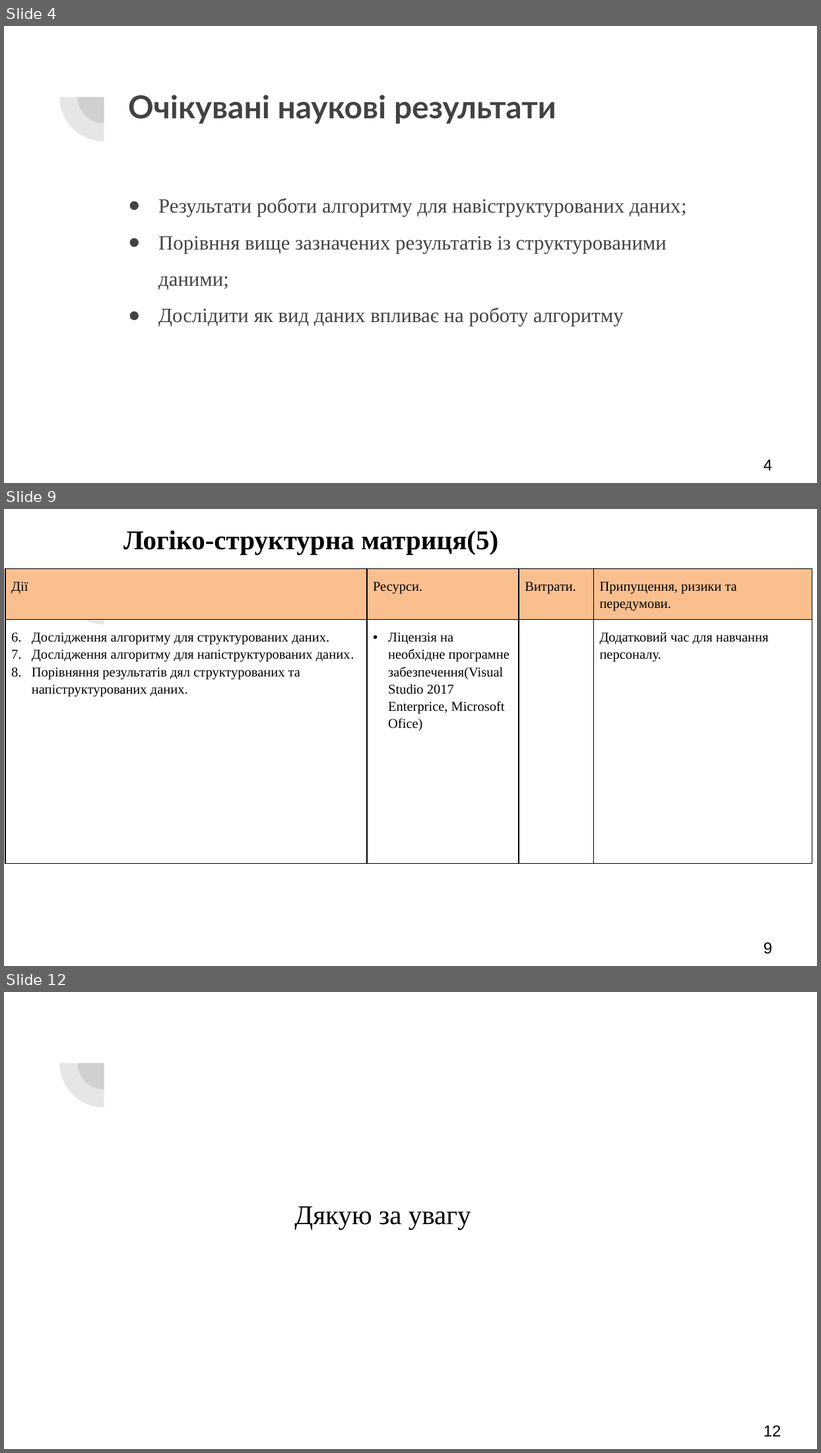
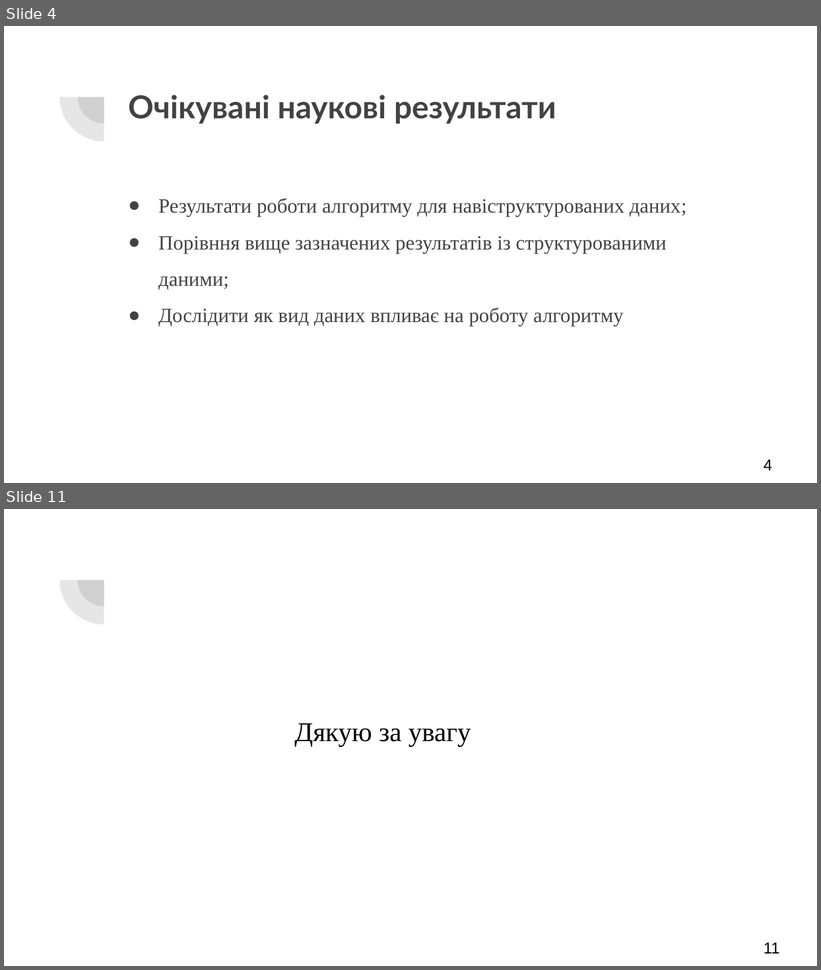
Before and after one commit to AndriiHavryliuk1/master2, a slide deck: docs/Дослідження_роботи_алгоритму_apriori.pptx. Shown one above the other, each under a label of ours: slides 4, 9 and 12 before the commit, slides 4 and 11 after it; the slides between them are not shown. The pictures are 821x1453 and 821x970 pixels, drawn with LibreOffice and Linux fonts; fonts in the diff are those of the drawing. Boxes give left, top, right and bottom in pixels: in the first picture for what was removed or moved away, otherwise in the second. Text is boxed around its words. In the diff, an @@ line names an element or a change of style, - is before the commit and + after.

```diff
--- a/docs/Дослідження_роботи_алгоритму_apriori.pptx
+++ b/docs/Дослідження_роботи_алгоритму_apriori.pptx
@@ slide 9 removed at (4,509,817,966), background #FFFFFF; not listed: 2 template elements that a slide beside it also shows @@
@@ title removed at (123,530,498,555) @@
-Логіко-структурна матриця(5)
@@ table removed at (5,569,813,867), 2 rows, 4 columns @@
-Дії | Ресурси. | Витрати. | Припущення, ризики та передумови.
-Дослідження алгоритму для структурованих даних. / Дослідження алгоритму для напіструктурованих даних. / Порівняння результатів дял структурованих та напіструктурованих даних. | Ліцензія на необхідне програмне забезпечення(Visual Studio 2017 Enterprice, Microsoft Ofice) |  | Додатковий час для навчання персоналу.
@@ page number removed at (764,943,772,955) @@
-9
@@ what was slide 12 is now slide 11 @@
@@ page number at (764,943,780,954): text changed @@
-12
+11
```
Also in this commit, not shown: 3 slides changed, 6 slides added, 6 other slides removed, 2 other files.
